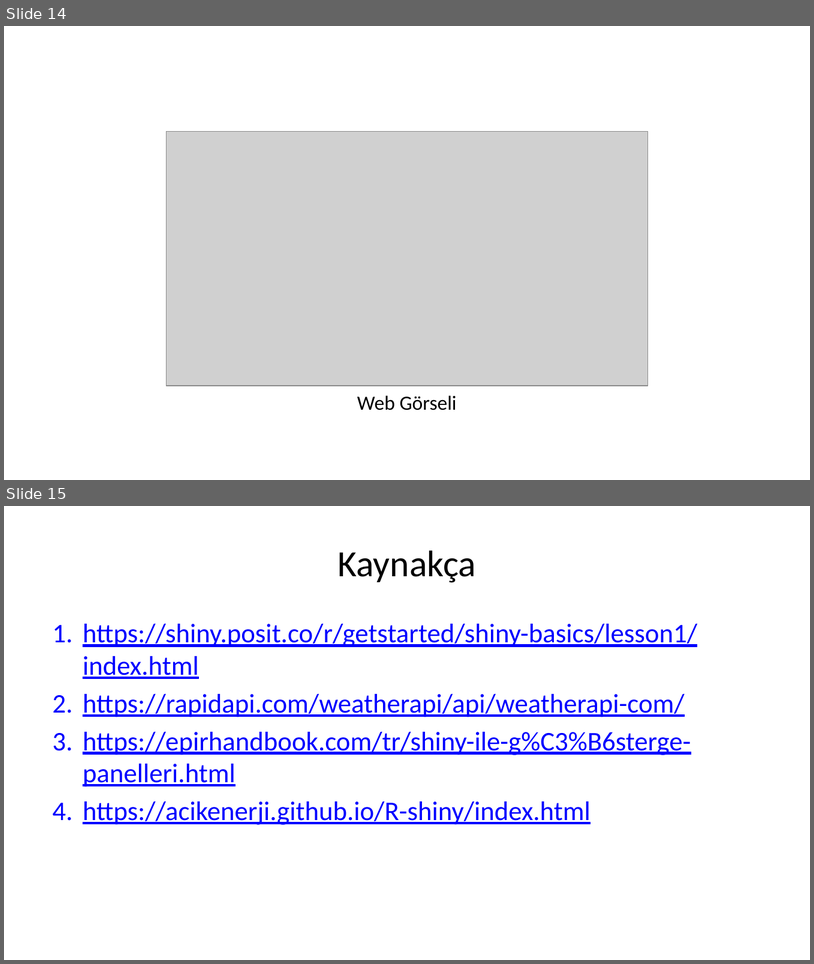
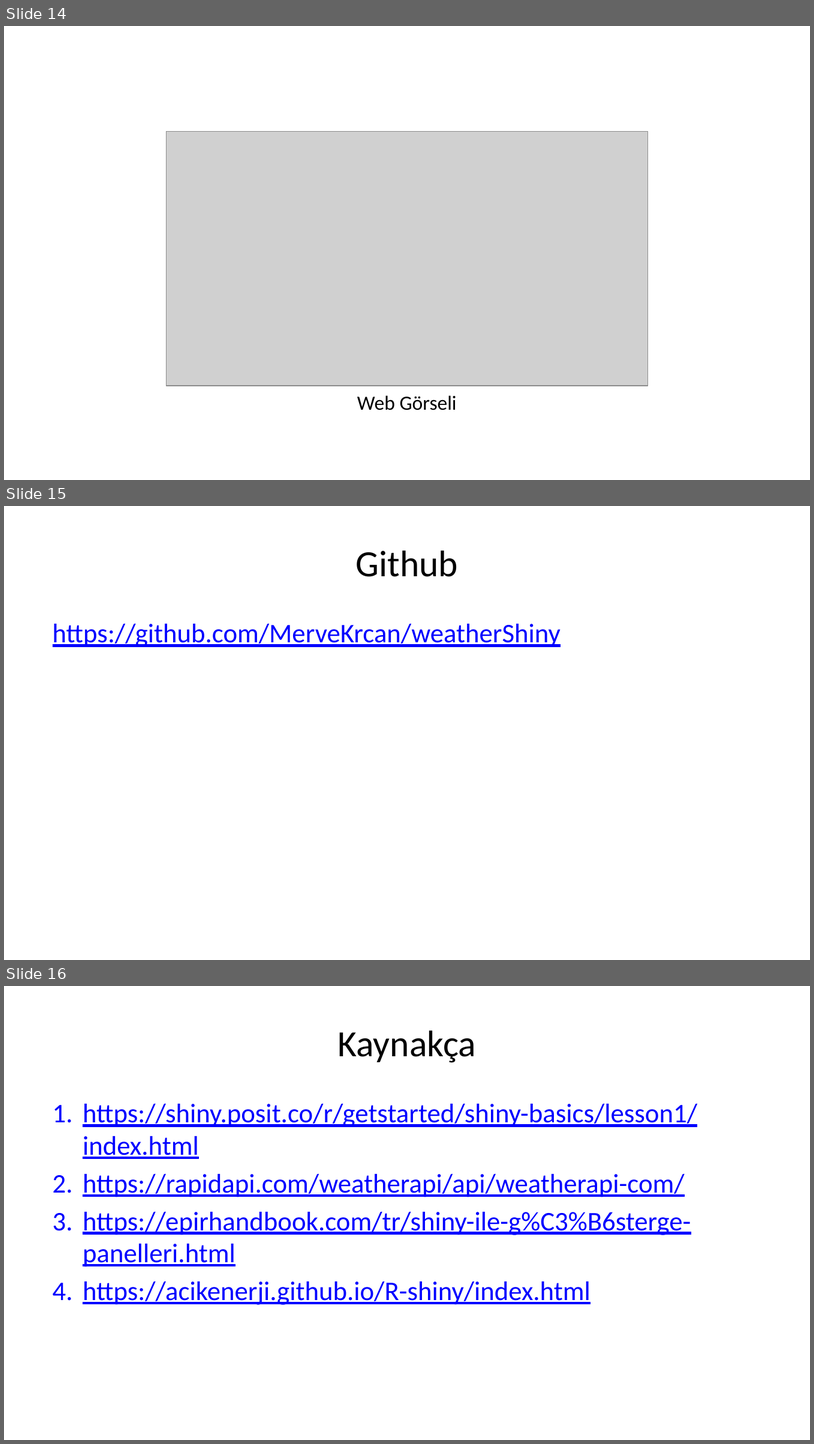
Before and after one commit to MerveKrcan/weatherShiny, a slide deck: Sunum.pptx. Shown one above the other, each under a label of ours: slides 14 and 15 before the commit, slides 14, 15 and 16 after it. The pictures are 814x964 and 814x1444 pixels, drawn with LibreOffice and Linux fonts; fonts in the diff are those of the drawing; grey boxes stand for pictures. Boxes give left, top, right and bottom in pixels: in the first picture for what was removed or moved away, otherwise in the second. Text is boxed around its words. In the diff, an @@ line names an element or a change of style, - is before the commit and + after.

```diff
--- a/Sunum.pptx
+++ b/Sunum.pptx
@@ slide 15 added at (x1=4, y1=506, x2=810, y2=960), background #FFFFFF @@
@@ title added at (x1=356, y1=550, x2=458, y2=577), 33 pt, text #000000 @@
+Github
@@ text added at (x1=53, y1=624, x2=561, y2=647), 24 pt, text #0000FF, underline @@
+https://github.com/MerveKrcan/weatherShiny
@@ what was slide 15 is now slide 16 @@
```
Also in this commit, not shown: 3 other files.
